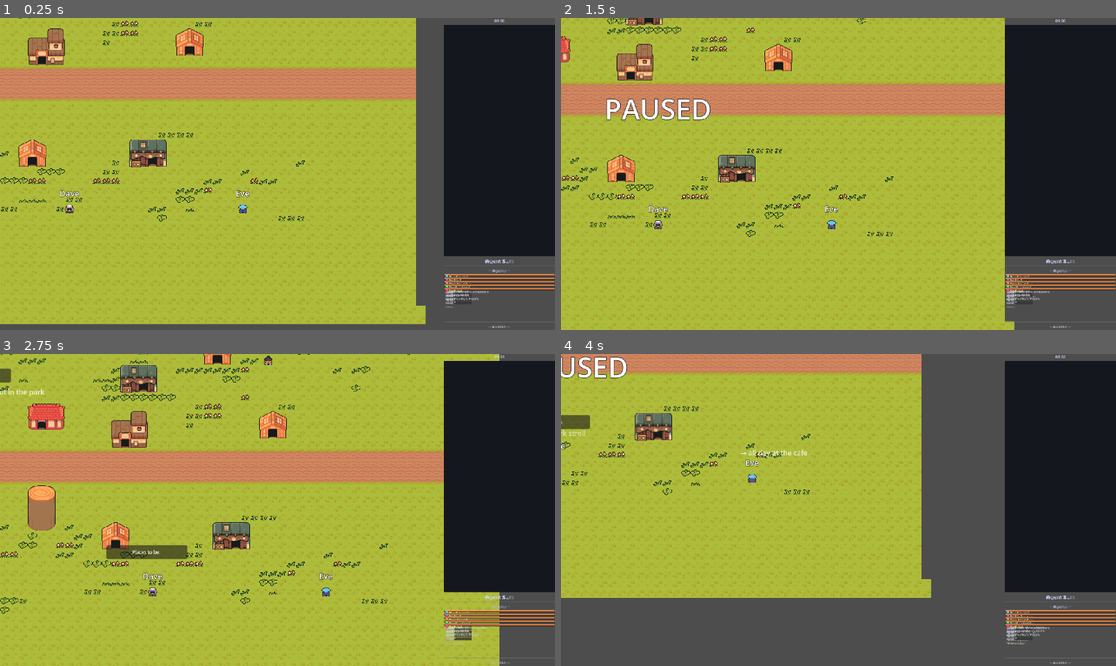
Above: before the commit, frames 1-4 (two rows, left to right).
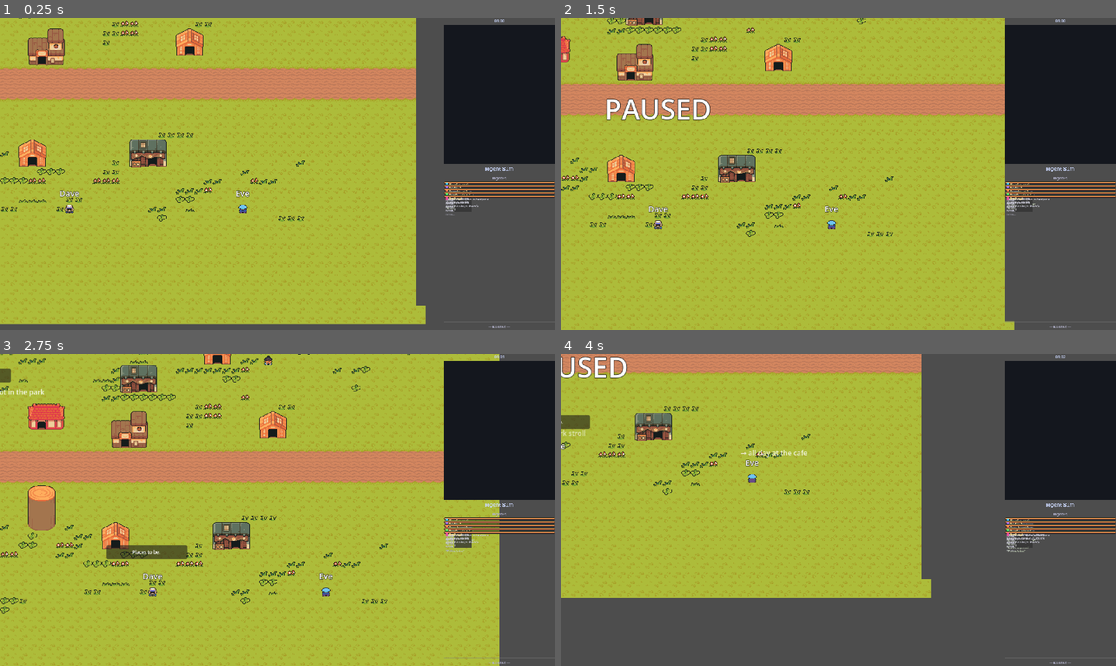
Above: after the commit, the same moments.

Repository: Erik-Huang/godot-agent-sim
Game: Godot game, scene res://main.tscn
Two runs of this game, one before a commit and one after it. Both use one fixed random seed, a clock stepped at 60 frames per second and the inputs below.
Inputs (mouse positions are in pixels of both pictures, inside the frame that each line leads up to):
- Up to frame 1 (0.25 s): no input
- Up to frame 2 (1.5 s): tap Enter (ui_accept) at 0.5, 0.77, 1.25 s; move the mouse to (960, 158) at 0.52 s; click (960, 158) at 0.67 s; drag from (727, 189) to (810, 236) at 1.27 s
- Up to frame 3 (2.75 s): tap Enter (ui_accept) at 2 s; move the mouse to (333, 441) at 2.02 s; click (333, 441) at 2.17 s
- Up to frame 4 (4 s): drag from (810, 572) to (672, 463) at 2.77 s; move the mouse to (1005, 556) at 3.52 s; click (1005, 556) at 3.67 s; tap Enter (ui_accept) at 3.77 s

The runs differ from the first frame. In frame 1, 6.6% of the frame differs, in the area x 79-100%, y 46-93%; in frame 2, 6.6%; in frame 3, 6.7%, in the area x 79-100%, y 46-94%; in frame 4, 6.6%.

Commit message:
fix(UI): outer Control wrapper for panel positioning, ScrollContainer for agent cards, remove hardcoded sizes

Diff:
--- a/main.gd
+++ b/main.gd
@@ -89,36 +89,52 @@
 	ui_layer.process_mode = Node.PROCESS_MODE_ALWAYS
 	add_child(ui_layer)
 
-	# Anchors only resolve against a Control parent — add full-screen wrapper
+	# screen_root fills the full viewport — needed so anchors resolve correctly
 	var screen_root := Control.new()
 	screen_root.name = "ScreenRoot"
 	screen_root.set_anchors_preset(Control.PRESET_FULL_RECT)
 	screen_root.mouse_filter = Control.MOUSE_FILTER_IGNORE
 	ui_layer.add_child(screen_root)
 
+	# outer_panel is a plain Control anchored to right 20% — this does the positioning
+	var outer_panel := Control.new()
+	outer_panel.name = "OuterPanel"
+	outer_panel.anchor_left = 0.8
+	outer_panel.anchor_right = 1.0
+	outer_panel.anchor_top = 0.0
+	outer_panel.anchor_bottom = 1.0
+	outer_panel.offset_left = 0.0
+	outer_panel.offset_right = 0.0
+	outer_panel.offset_top = 0.0
+	outer_panel.offset_bottom = 0.0
+	screen_root.add_child(outer_panel)
+
+	# Move UIPanel into outer_panel and make it fill the full outer_panel
 	ui_panel.get_parent().remove_child(ui_panel)
-	screen_root.add_child(ui_panel)
-
-	# Anchor to right 20% of viewport (works now that parent is a Control)
-	ui_panel.anchor_left = 0.8
-	ui_panel.anchor_right = 1.0
-	ui_panel.anchor_top = 0.0
-	ui_panel.anchor_bottom = 1.0
-	ui_panel.offset_left = 0
-	ui_panel.offset_right = 0
-	ui_panel.offset_top = 0
-	ui_panel.offset_bottom = 0
+	outer_panel.add_child(ui_panel)
+	ui_panel.set_anchors_preset(Control.PRESET_FULL_RECT)
+	ui_panel.offset_left = 0.0
+	ui_panel.offset_right = 0.0
+	ui_panel.offset_top = 0.0
+	ui_panel.offset_bottom = 0.0
 	ui_panel.clip_contents = true
 
-	# Wrap AgentList in ScrollContainer so cards don't overflow below panel
+	# Fix UIBackground — remove hardcoded size so it fills naturally
+	var ui_bg: ColorRect = ui_panel.get_node_or_null("UIBackground")
+	if ui_bg:
+		ui_bg.custom_minimum_size = Vector2.ZERO
+		ui_bg.size_flags_vertical = Control.SIZE_EXPAND_FILL
+		ui_bg.size_flags_horizontal = Control.SIZE_EXPAND_FILL
+
+	# Wrap AgentList in ScrollContainer so cards don't overflow
 	var agent_list_node: VBoxContainer = ui_panel.get_node_or_null("AgentList")
 	if agent_list_node:
 		var scroll := ScrollContainer.new()
 		scroll.name = "AgentScroll"
 		scroll.size_flags_vertical = Control.SIZE_EXPAND_FILL
 		scroll.horizontal_scroll_mode = ScrollContainer.SCROLL_MODE_DISABLED
-		var al_parent := agent_list_node.get_parent()
-		var al_idx := agent_list_node.get_index()
+		var al_parent: Node = agent_list_node.get_parent()
+		var al_idx: int = agent_list_node.get_index()
 		al_parent.remove_child(agent_list_node)
 		al_parent.add_child(scroll)
 		al_parent.move_child(scroll, al_idx)
--- a/ui.gd
+++ b/ui.gd
@@ -69,7 +69,8 @@
 		card.axis_stretch_horizontal = NinePatchRect.AXIS_STRETCH_MODE_TILE
 		card.axis_stretch_vertical = NinePatchRect.AXIS_STRETCH_MODE_TILE
 	card.texture_filter = CanvasItem.TEXTURE_FILTER_NEAREST
-	card.custom_minimum_size = Vector2(240, 0)
+	card.custom_minimum_size = Vector2(0, 0)
+	card.size_flags_horizontal = Control.SIZE_EXPAND_FILL
 
 	# Margin inside card
 	var margin := MarginContainer.new()
@@ -138,7 +139,7 @@
 	_apply_font(memory_label, 8)
 	memory_label.add_theme_color_override("font_color", Color(0.6, 0.6, 0.65))
 	memory_label.autowrap_mode = TextServer.AUTOWRAP_WORD_SMART
-	memory_label.custom_minimum_size.x = 220
+	memory_label.custom_minimum_size.x = 0
 	vbox.add_child(memory_label)
 
 	# Last speech
@@ -147,7 +148,7 @@
 	_apply_font(speech_label, 8)
 	speech_label.add_theme_color_override("font_color", Color(0.75, 0.8, 0.7))
 	speech_label.autowrap_mode = TextServer.AUTOWRAP_WORD_SMART
-	speech_label.custom_minimum_size.x = 220
+	speech_label.custom_minimum_size.x = 0
 	vbox.add_child(speech_label)
 
 	margin.add_child(vbox)
